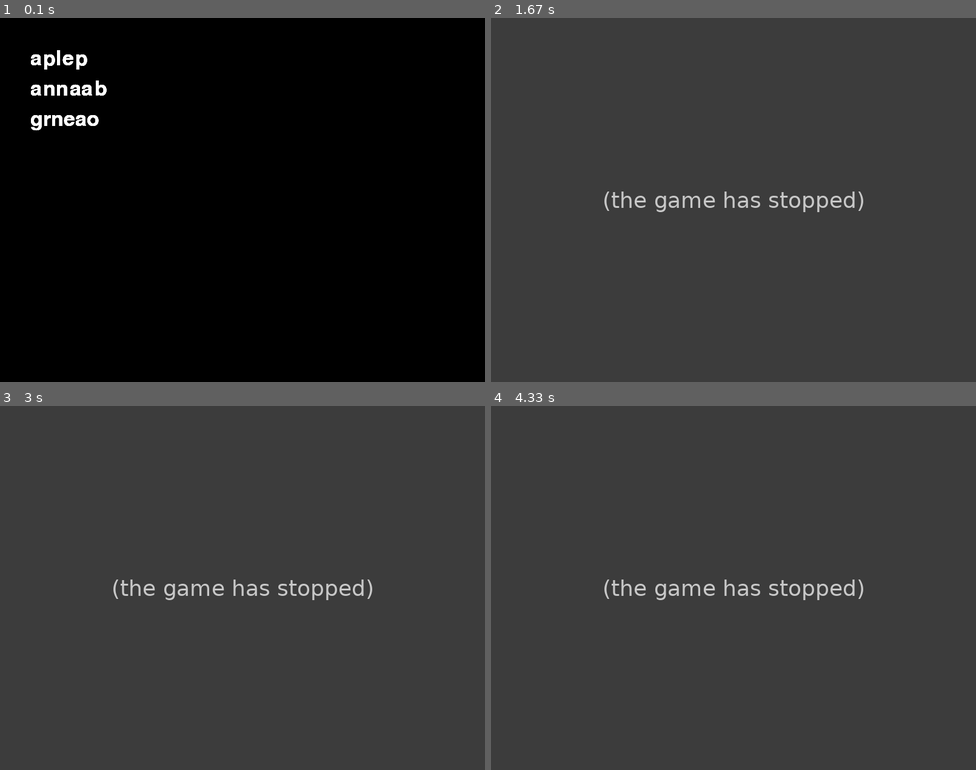
Above: before the commit, frames 1-4 (two rows, left to right).
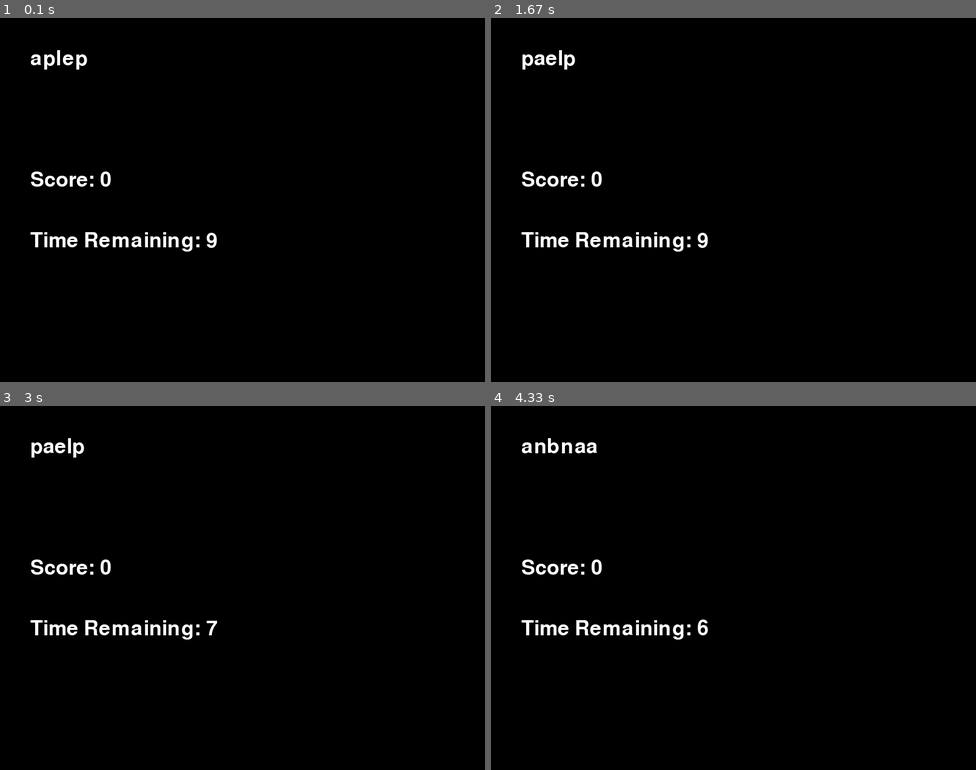
Above: after the commit, the same moments.

Repository: SonamTenzin1/Cap2_Pygame
Game: pygame game, started from 02230300_CAP2_CSF.py
Two runs of this game, one before a commit and one after it. Both use one fixed random seed, a clock stepped at 60 frames per second and the inputs below.
Inputs:
- Up to frame 1 (0.1 s): no input
- Up to frame 2 (1.67 s): tap Enter at 0.33 s; hold Esc 0.67-1.13 s
- Up to frame 3 (3 s): hold Backspace 2.17-2.63 s
- Up to frame 4 (4.33 s): tap Enter at 3.67 s

The runs differ from the first frame. In frame 1, 1.7% of the frame differs, in the area x 6-45%, y 8-65%; in frame 2, 100%; in frame 3, 100%, in the area x 0-100%, y 0-100%; in frame 4, 100%.
Error before the commit: NameError: name 'sys' is not defined (02230300_CAP2_CSF.py line 35); the game stopped at 0.67 s (later frames are placeholders)

Commit message:
not done

Diff:
--- a/02230300_CAP2_CSF.py
+++ b/02230300_CAP2_CSF.py
@@ -1,5 +1,6 @@
 import pygame
 import random
+import sys
 
 # Initialize Pygame
 pygame.init()
@@ -10,51 +11,98 @@
 game_window = pygame.display.set_mode((WINDOW_WIDTH, WINDOW_HEIGHT))
 pygame.display.set_caption("Word Puzzle Game")
 
-# Set up the timer
-TIME_LIMIT = 60
-clock = pygame.time.Clock()
-time_remaining = TIME_LIMIT * 1000
-
-# Generate jumbled words
-words = ["apple", "banana", "orange"]
-jumbled_words = ["".join(random.sample(word, len(word))) for word in words]
-
 # Set up the font for displaying text
 font = pygame.font.SysFont(None, 50)
 
+# Set up the levels
+levels = [
+    {"words": ["apple", "banana", "orange"], "time_limit": 10},
+    {"words": ["dog", "cat", "bird"], "time_limit": 8},
+    {"words": ["python", "java", "javascript"], "time_limit": 5},
+    {"words": ["car", "bus", "train"], "time_limit": 7},
+    {"words": ["red", "green", "blue"], "time_limit": 6},
+    {"words": ["book", "pen", "pencil"], "time_limit": 8},
+    {"words": ["house", "building", "apartment"], "time_limit": 10},
+    {"words": ["happy", "sad", "angry"], "time_limit": 7},
+    {"words": ["sun", "moon", "star"], "time_limit": 6},
+    {"words": ["water", "juice", "soda"], "time_limit": 8},
+    {"words": ["football", "basketball", "tennis"], "time_limit": 9},
+]
+
+# Initialize player's score and current level
+score = 0
+current_level_index = 0
+
 # Main game loop
-while True:
-    # Handle events
-    for event in pygame.event.get():
-        if event.type == pygame.QUIT:
-            pygame.quit()
-            sys.exit()
-        if event.type == pygame.KEYDOWN:
-            if event.key == pygame.K_ESCAPE:
-                pygame.quit()
-                sys.exit()
+running = True
+while running:
+    # Set up the current level
+    current_level = levels[current_level_index]
+    words = current_level["words"]
+    time_limit = current_level["time_limit"]
+    jumbled_words = ["".join(random.sample(word, len(word))) for word in words]
 
-    # Draw the jumbled words on the screen
-    for i, jumbled_word in enumerate(jumbled_words):
-        text_surface = font.render(jumbled_word, True, (255, 255, 255))
-        game_window.blit(text_surface, (50, 50 + i * 50))
+    # Set up the timer
+    clock = pygame.time.Clock()
+    time_remaining = time_limit * 1000
 
-    # Update the timer
-    time_remaining -= clock.tick(60)
-    if time_remaining <= 0:
-        # End the game when time runs out
-        break
+    # Initialize current word index and input word
+    current_word_index = 0
+    input_word = ""
 
-    # Update the display
-    pygame.display.update()
+    # Level loop
+    level_running = True
+    while level_running:
+        # Handle events
+        for event in pygame.event.get():
+            if event.type == pygame.QUIT:
+                level_running = False
+                running = False
+            if event.type == pygame.KEYDOWN:
+                if event.key == pygame.K_ESCAPE:
+                    level_running = False
+
+                # Handle player input
+                elif event.key == pygame.K_BACKSPACE:
+                    input_word = input_word[:-1]
+                elif event.key == pygame.K_RETURN:
+                    if input_word.lower() == words[current_word_index]:
+                        score += 1
+
+                    # Move to the next word or end the level
+                    current_word_index += 1
+                    if current_word_index >= len(jumbled_words):
+                        level_running = False
+
+                        # Move to the next level or end the game
+                        current_level_index += 1
+                        if current_level_index >= len(levels):
+                            running = False
+
+        # Clear the game window
+        game_window.fill((0, 0, 0))
+
+        # Display the jumbled word and input word
+        current_word = jumbled_words[current_word_index]
+        text_surface = font.render(current_word, True, (255, 255, 255))
+        game_window.blit(text_surface, (50, 50))
+        input_text_surface = font.render(input_word, True, (255, 255, 255))
+        game_window.blit(input_text_surface, (50, 150))
+
+        # Display the score and time remaining
+        score_text = font.render(f"Score: {score}", True, (255, 255, 255))
+        game_window.blit(score_text, (50, 250))
+        time_remaining_text = font.render(f"Time Remaining: {int(time_remaining / 1000)}", True, (255, 255, 255))
+        game_window.blit(time_remaining_text, (50, 350))
+
+        # Update the display
+        pygame.display.update()
+
+        # Update the timer and check if time is up
+        time_remaining -= clock.tick(60)
+        if time_remaining <= 0:
+            level_running = False
 
 # End of game loop
-final_score = 0  # TODO: Calculate the final score based on the player's performance
-game_over_text = font.render(f"Game Over! Final score: {final_score}", True, (255, 255, 255))
+game_over_text = font.render(f"Game Over! Final score: {score}", True, (255, 255, 255))
 game_window.blit(game_over_text, (WINDOW_WIDTH // 2 - game_over_text.get_width() // 2, WINDOW_HEIGHT // 2 - game_over_text.get_height() // 2))
-pygame.display.update()
-
-# Wait for a few seconds before quitting the game
-pygame.time.wait(3000)
-pygame.quit()
-sys.exit()
